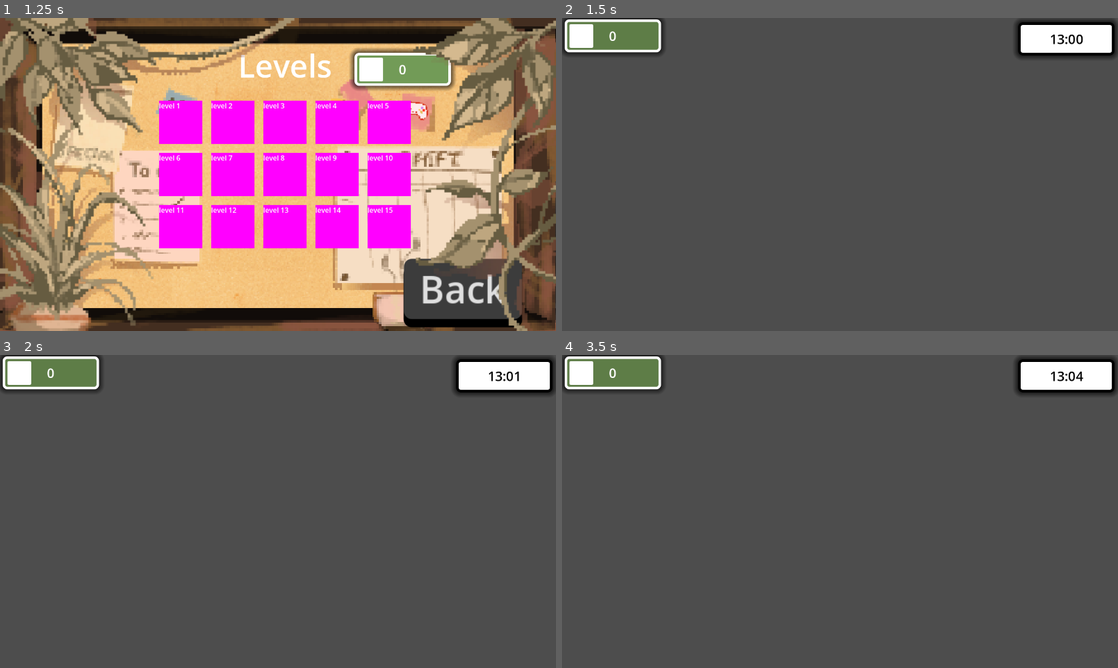
Above: before the commit, frames 1-4 (two rows, left to right).
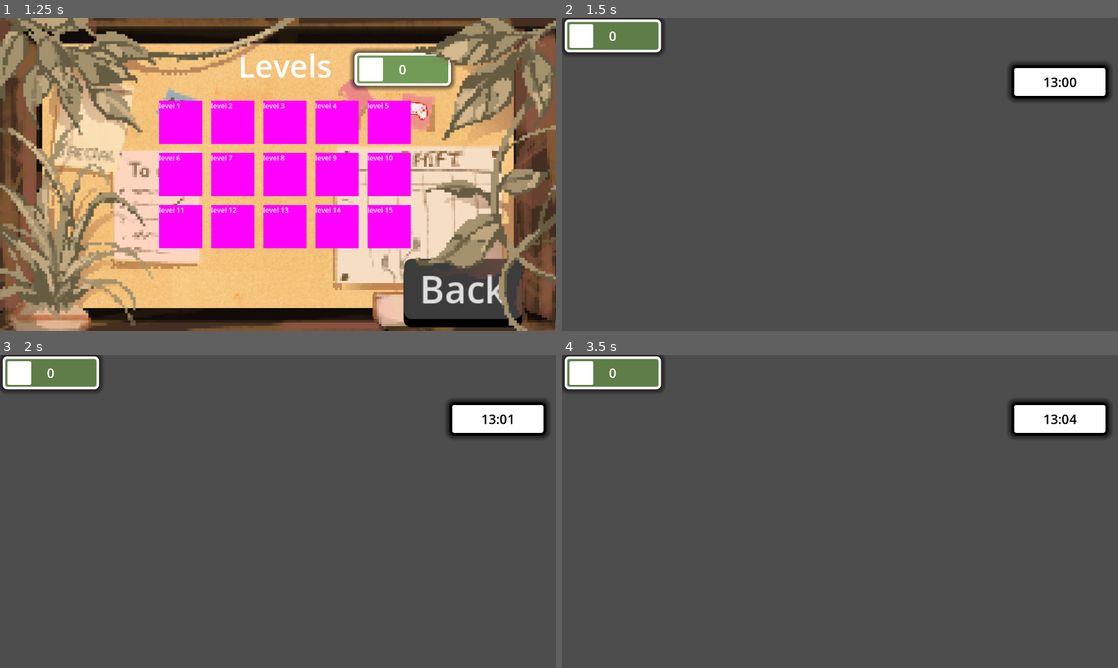
Above: after the commit, the same moments.

Repository: Project-Pixel-UoS/Brew-n-Buzz
Game: Godot game, scene res://scenes/main_menu.tscn
Same seed, same stepped clock (60 frames per second), same inputs: the game is played once before the commit and once after it.
Inputs (mouse positions are in pixels of both pictures, inside the frame that each line leads up to):
- Up to frame 1 (1.25 s): click (278, 227) at 0.5 s
- Up to frame 2 (1.5 s): click "level 1" at 1.25 s
- Up to frame 3 (2 s): no input
- Up to frame 4 (3.5 s): tap Enter at 2.75 s

Frame 1 is identical in both runs. In frame 2, 4.5% of the frame differs, in the area x 80-100%, y 0-27%; in frame 3, 4.5%; in frame 4, 4.5%.

Commit message:
second test

Diff:
--- a/scenes/level_1.tscn
+++ b/scenes/level_1.tscn
@@ -46,10 +46,10 @@
 anchors_preset = 5
 anchor_left = 0.5
 anchor_right = 0.5
-offset_left = 1050.0
-offset_top = 10.0
-offset_right = 1272.0
-offset_bottom = 86.0
+offset_left = 1035.0
+offset_top = 109.0
+offset_right = 1257.0
+offset_bottom = 185.0
 grow_horizontal = 2
 theme_override_styles/panel = SubResource("StyleBoxFlat_33rai")
 
